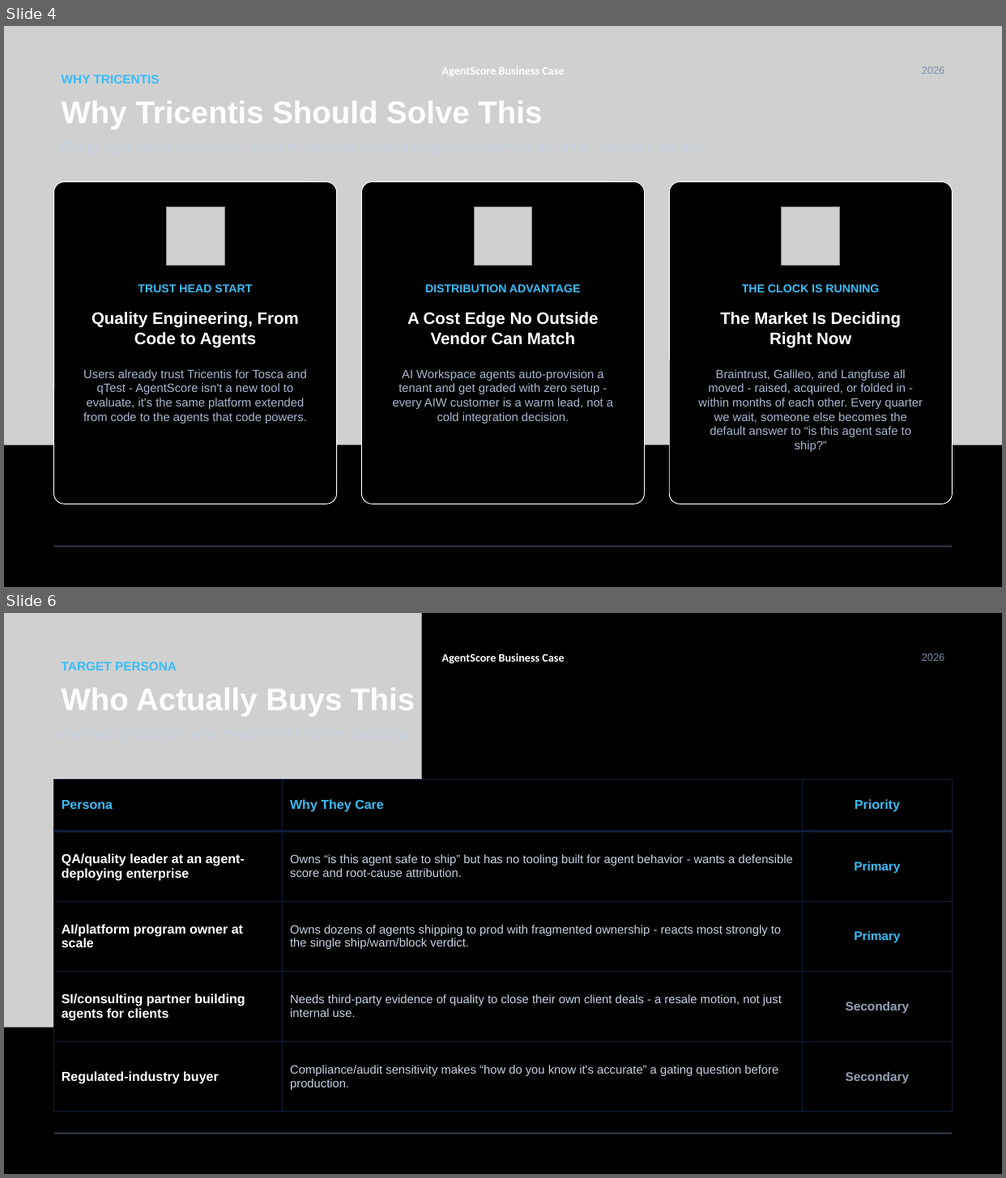
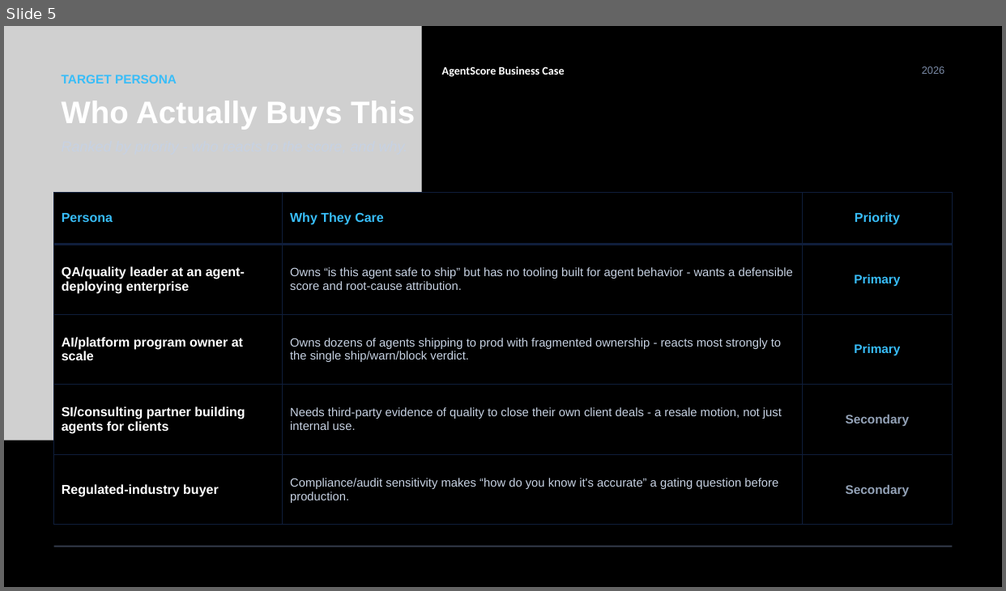
Before and after one commit to ADemers-tricentis/agent-score, a slide deck: docs/decks/AgentScore - Business Case.pptx. Shown one above the other, each under a label of ours: slides 4 and 6 before the commit, slide 5 after it; the slides between them are not shown. The pictures are 1006x1178 and 1006x591 pixels, drawn with LibreOffice and Linux fonts; fonts in the diff are those of the drawing; grey boxes stand for pictures. Boxes give left, top, right and bottom in pixels: in the first picture for what was removed or moved away, otherwise in the second. Text is boxed around its words. In the diff, an @@ line names an element or a change of style, - is before the commit and + after.

```diff
--- a/docs/decks/AgentScore - Business Case.pptx
+++ b/docs/decks/AgentScore - Business Case.pptx
@@ slide 4 removed at box(4, 26, 1002, 587), background #000000 @@
@@ picture removed at box(4, 26, 1002, 445) @@
@@ text removed at box(442, 67, 564, 76) @@
-AgentScore Business Case
@@ text removed at box(922, 66, 944, 74) @@
-2026
@@ text removed at box(62, 75, 160, 84) @@
-WHY TRICENTIS
@@ text removed at box(62, 101, 542, 129) @@
-Why Tricentis Should Solve This
@@ rounded rectangle removed at box(54, 182, 337, 505) @@
@@ rounded rectangle removed at box(362, 182, 645, 505) @@
@@ rounded rectangle removed at box(670, 182, 953, 505) @@
@@ picture removed at box(167, 207, 225, 266) @@
@@ picture removed at box(474, 207, 533, 266) @@
@@ picture removed at box(782, 207, 840, 266) @@
@@ text removed at box(138, 284, 252, 292) @@
-TRUST HEAD START
@@ text removed at box(425, 284, 580, 292) @@
-DISTRIBUTION ADVANTAGE
@@ text removed at box(742, 284, 879, 292) @@
-THE CLOCK IS RUNNING
@@ text removed at box(91, 312, 299, 348) @@
-Quality Engineering, From Code to Agents
@@ text removed at box(407, 312, 598, 345) @@
-A Cost Edge No Outside Vendor Can Match
@@ text removed at box(720, 312, 901, 348) @@
-The Market Is Deciding Right Now
@@ text removed at box(83, 369, 307, 424) @@
-Users already trust Tricentis for Tosca and qTest - AgentScore isn't a new tool to evaluate, it's the same platform extended from code to the agents that code powers.
@@ text removed at box(393, 369, 613, 424) @@
-AI Workspace agents auto-provision a tenant and get graded with zero setup - every AIW customer is a warm lead, not a cold integration decision.
@@ text removed at box(698, 369, 923, 452) @@
-Braintrust, Galileo, and Langfuse all moved - raised, acquired, or folded in - within months of each other. Every quarter we wait, someone else becomes the default answer to “is this agent safe to ship?”
@@ rectangle removed at box(54, 545, 953, 547) @@
@@ what was slide 6 is now slide 5 @@
```
Also in this commit, not shown: 7 slides changed, 21 other files.
